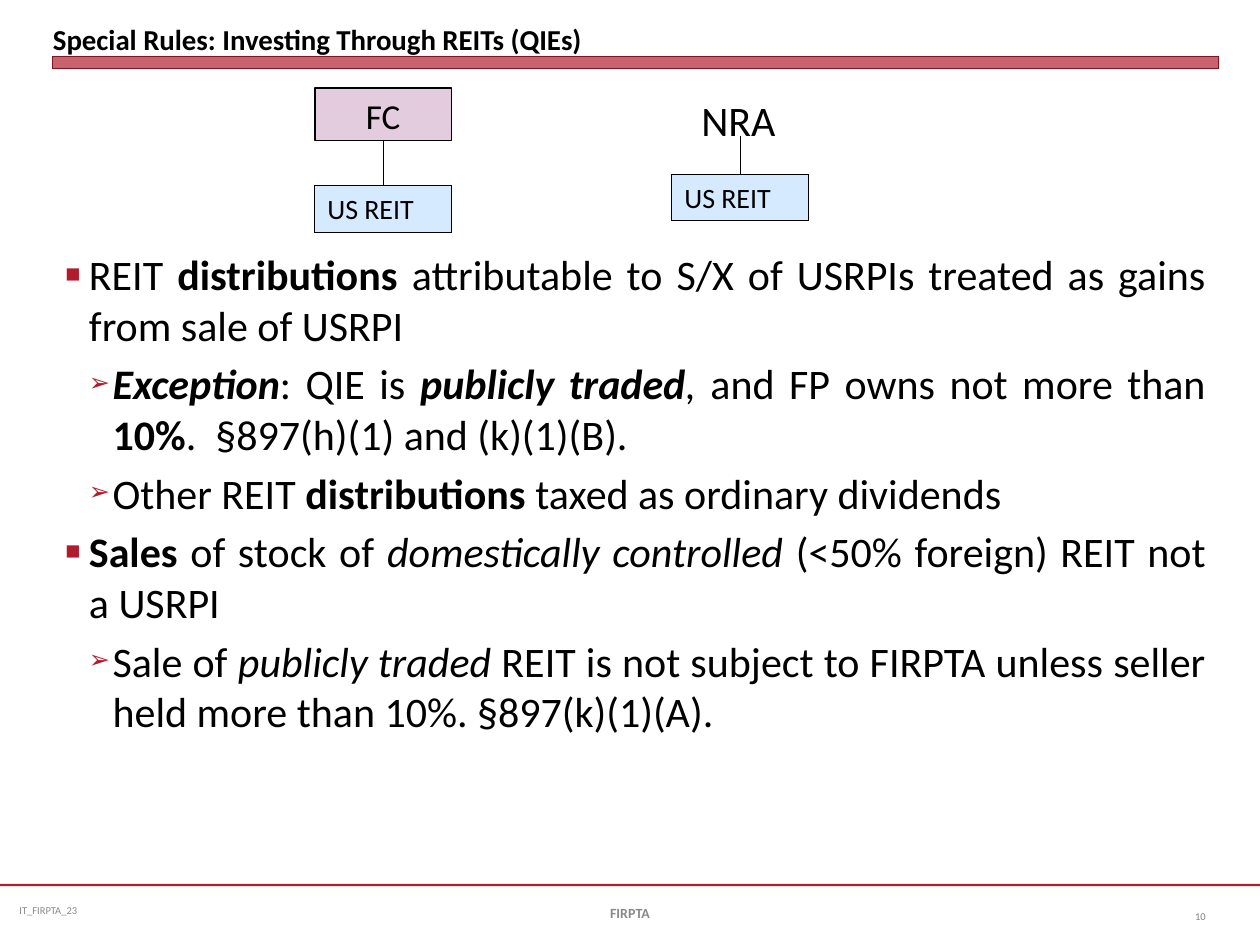
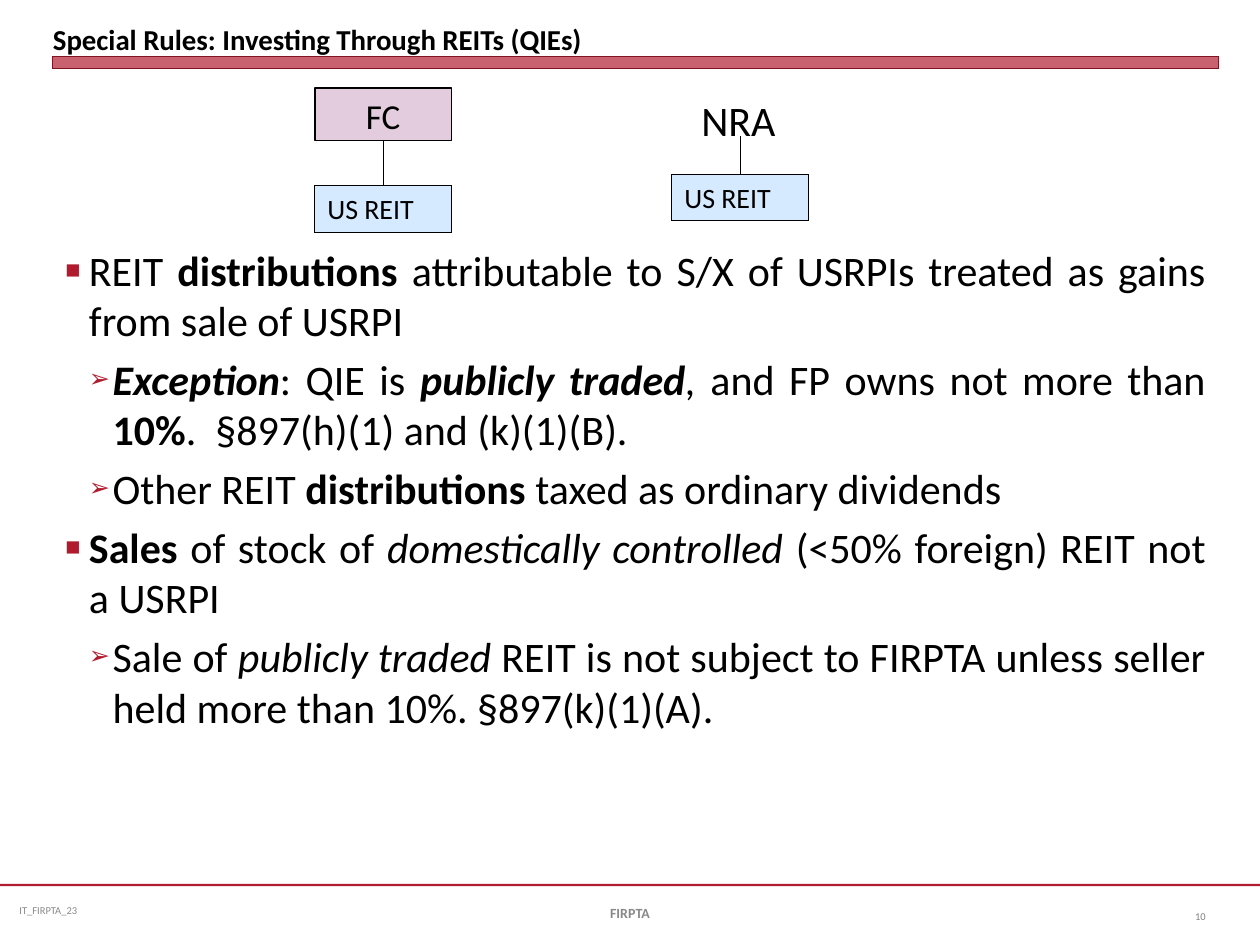
Before and after one commit to jmc877/International-Tax, a slide deck: slide 10 of slides/IT_Slides_FIRPTA_23.pptx. Drawn at 1260x945 pixels with LibreOffice and Linux fonts; fonts in the diff are those of the drawing. Boxes give left, top, right and bottom in pixels: in the first picture for what was removed or moved away, otherwise in the second. Text is boxed around its words. In the diff, an @@ line names an element or a change of style, - is before the commit and + after.

```diff
--- a/slides/IT_Slides_FIRPTA_23.pptx
+++ b/slides/IT_Slides_FIRPTA_23.pptx
@@ text "REIT distributions attributable to S/X ...": place and size @@
-text "REIT distributions attributable to S/X ..." at bbox=[89, 260, 1205, 733]
+text "REIT distributions attributable to S/X ..." at bbox=[89, 256, 1205, 729]
```
Also in this commit, not shown: 2 other slides changed, 3 other files.
